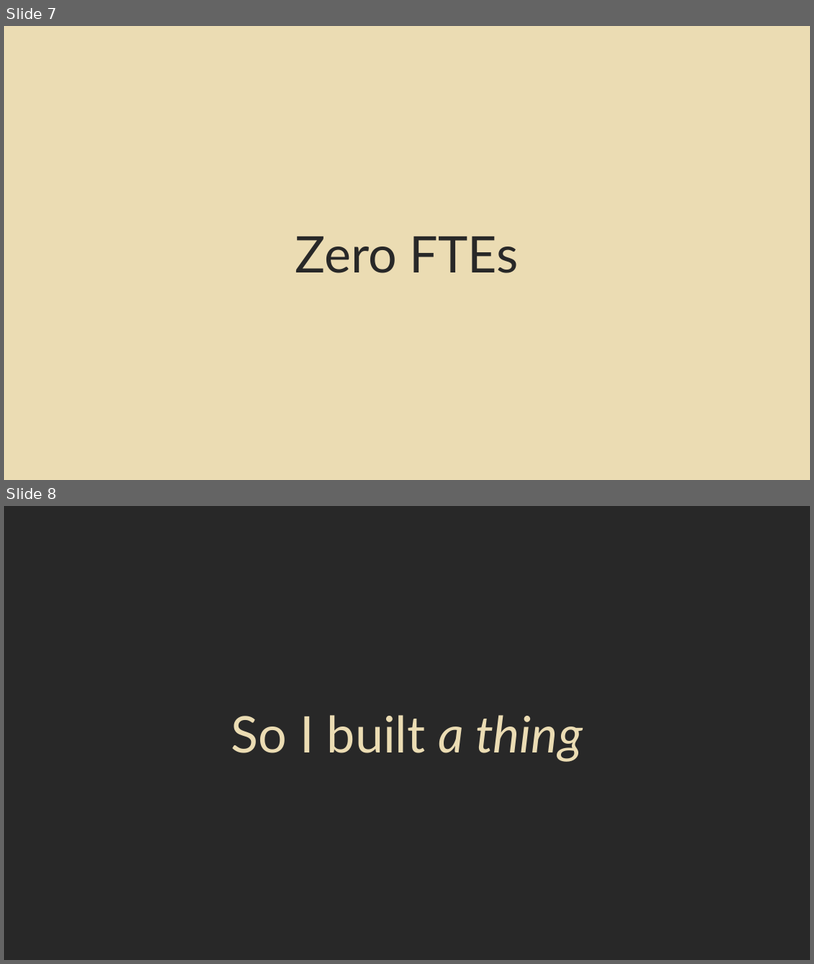
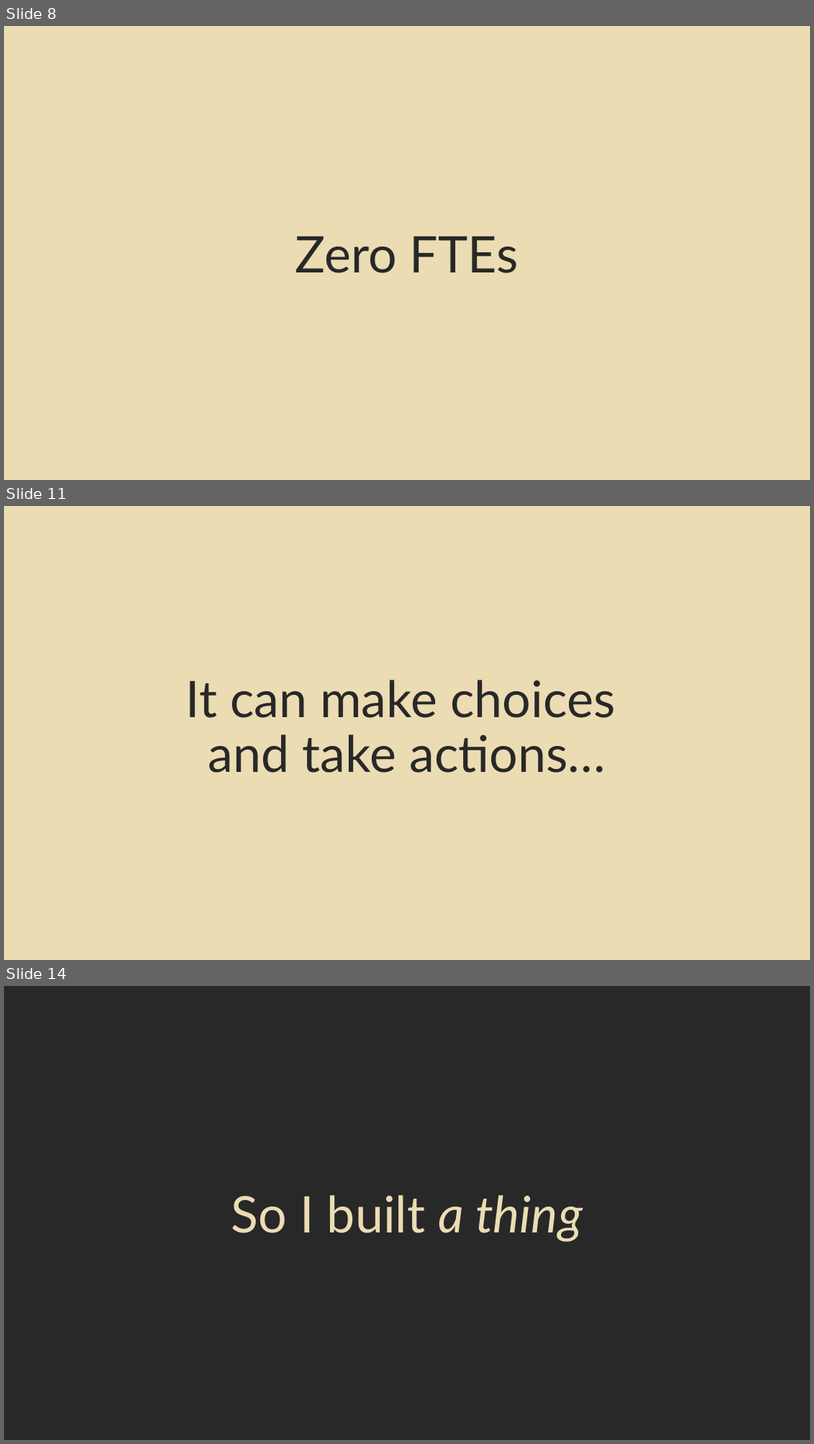
Before and after one commit to theaj42/presentations, a slide deck: Agentic_Threat_Intel/2026-01-21_DePaul-Presentation.pptx. Shown one above the other, each under a label of ours: slides 7 and 8 before the commit, slides 8, 11 and 14 after it; the slides between them are not shown. The pictures are 814x964 and 814x1444 pixels, drawn with LibreOffice and Linux fonts; fonts in the diff are those of the drawing. Boxes give left, top, right and bottom in pixels: in the first picture for what was removed or moved away, otherwise in the second. Text is boxed around its words. In the diff, an @@ line names an element or a change of style, - is before the commit and + after.

```diff
--- a/Agentic_Threat_Intel/2026-01-21_DePaul-Presentation.pptx
+++ b/Agentic_Threat_Intel/2026-01-21_DePaul-Presentation.pptx
@@ slide 11 added at (x1=4, y1=506, x2=810, y2=960), background #EBDCB3 @@
@@ title added at (x1=186, y1=680, x2=615, y2=772), 60 pt, text #282828 @@
+It can make choices
+and take actions…
@@ what was slide 7 is now slide 8 @@
@@ what was slide 8 is now slide 14 @@
```
Also in this commit, not shown: 2 slides changed, 5 other slides added.
